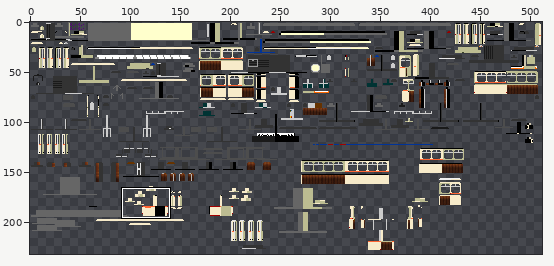
Sprite sheet, stored at src/main/resources/assets/tc/textures/trains/Duewag_GT6ER_Purple.png. Above, an overview of the earlier version with the close-up marked.
Close-up. Earlier state:
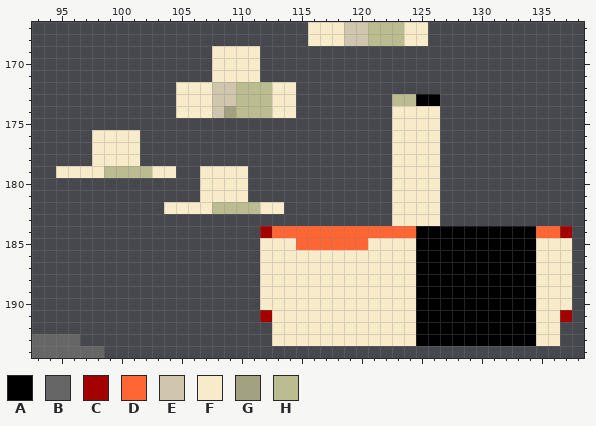
The file is 512x256 pixels. Colours within 5 levels of each other are drawn and written as one. Shown: x 93..138, y 167..194. The wide view leaves out empty margins. The commit also changed other parts of the picture, which this record leaves out.
Palette (. is transparent): A #000000  B #666666  C #a30000  D #ff6633  E #cfc6ad  F #f7ebca  G #a2a281  H #bcbc91
Pixels before, first column x 93:
167 .......................FFFEEHHHFF............
168 .......................FFFEEHHHFF............
169 ...............FFFF..........................
170 ...............FFFF..........................
171 ...............FFFF..........................
172 ............FFFEEHHHFF.......................
173 ............FFFEEHHHFF........HHAA...........
174 ............FFFEGHHHFF........FFFF...........
175 ..............................FFFF...........
176 .....FFFF.....................FFFF...........
177 .....FFFF.....................FFFF...........
178 .....FFFF.....................FFFF...........
179 ..FFFFHHHHFF..FFFF............FFFF...........
180 ..............FFFF............FFFF...........
181 ..............FFFF............FFFF...........
182 ...........FFFFHHHHFF.........FFFF...........
183 ..............................FFFF...........
184 ...................CDDDDDDDDDDDDAAAAAAAAAADDC
185 ...................FFFDDDDDDFFFFAAAAAAAAAAFFF
186 ...................FFFFFFFFFFFFFAAAAAAAAAAFFF
187 ...................FFFFFFFFFFFFFAAAAAAAAAAFFF
188 ...................FFFFFFFFFFFFFAAAAAAAAAAFFF
189 ...................FFFFFFFFFFFFFAAAAAAAAAAFFF
190 ...................FFFFFFFFFFFFFAAAAAAAAAAFFF
191 ...................CFFFFFFFFFFFFAAAAAAAAAAFFC
192 ....................FFFFFFFFFFFFAAAAAAAAAAFF.
193 BBBB................FFFFFFFFFFFFAAAAAAAAAAFF.
194 BBBBBB.......................................
Now the later version:
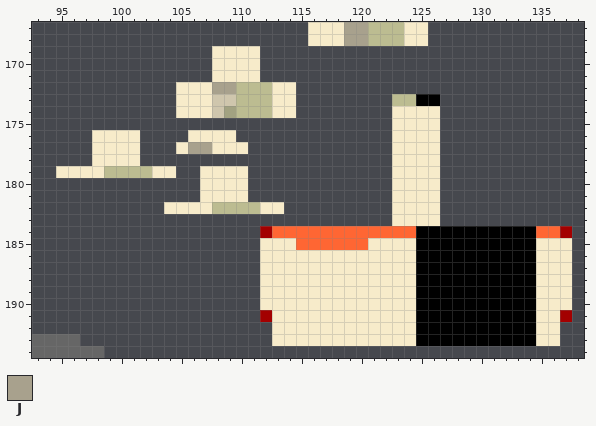
Colours new in this view: J #a8a18d
Diff:
Colour F now appears in row 176 at x 106 to 109; in row 177 at x 105 and 108 to 110.
Colour J now appears in row 177 at x 106 to 107.
The author changed colour E to colour J in rows 167 to 168 at x 119 to 120; in row 172 at x 108 to 109.
Changed places in both close-ups, as pixel boxes (x1, y1, x2, y2):
changed: (344, 22, 368, 46)
changed: (212, 82, 236, 94)
added: (176, 130, 248, 154)
